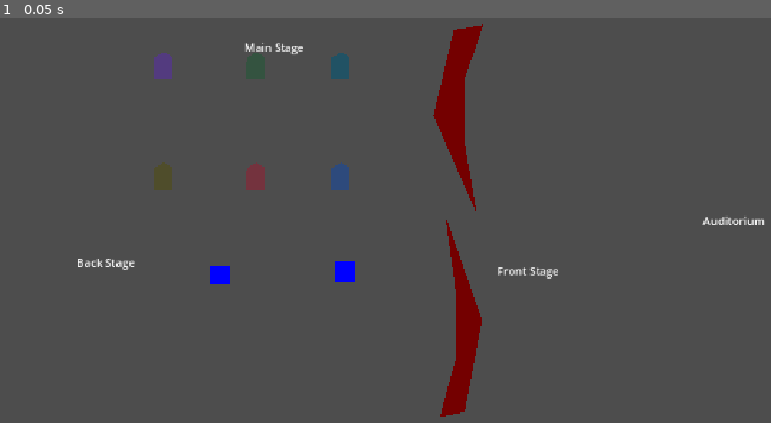
Above: before the commit, frame 1.
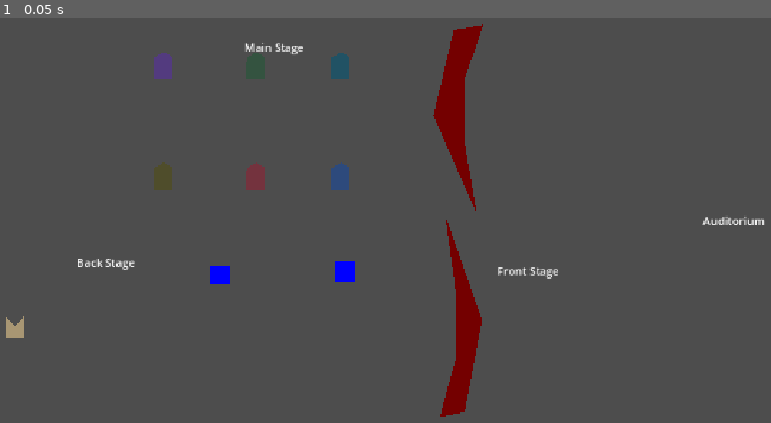
Above: after the commit, the same moment.

Repository: GomaGames/GGJ-2026
Game: Godot game, scene res://scenes/MainScene.tscn
Two runs of this game, one before a commit and one after it. Both use one fixed random seed, a clock stepped at 60 frames per second and the inputs below. This scene is started directly instead of the project's main scene.
Inputs:
- Up to frame 1 (0.05 s): no input

The runs differ from the first frame. In frame 1, less than 0.1% of the frame differs, in the area x 0-4%, y 73-80%.

Commit message:
:sparkles: players can open the script
added playscript.yml

Diff:
--- a/scenes/MainScene.tscn
+++ b/scenes/MainScene.tscn
@@ -1,6 +1,7 @@
 [gd_scene format=3 uid="uid://cef8vjm1wreax"]
 
 [ext_resource type="PackedScene" uid="uid://player" path="res://scenes/Player.tscn" id="1_echbf"]
+[ext_resource type="Script" uid="uid://k4o0wg3ib2tx" path="res://scripts/MainScene.gd" id="2_main"]
 
 [sub_resource type="RectangleShape2D" id="RectangleShape2D_echbf"]
 size = Vector2(42, 34)
@@ -11,8 +12,12 @@
 [sub_resource type="RectangleShape2D" id="RectangleShape2D_ibiss"]
 size = Vector2(1192, 161)
 
+[sub_resource type="RectangleShape2D" id="RectangleShape2D_interaction"]
+size = Vector2(150, 150)
+
 [node name="MainScene" type="Node2D" unique_id=718884609]
 y_sort_enabled = true
+script = ExtResource("2_main")
 
 [node name="Dress Rack 1" type="StaticBody2D" parent="." unique_id=226031121]
 position = Vector2(259, 112)
@@ -174,3 +179,40 @@
 [node name="Actor 2" parent="." unique_id=134137325 instance=ExtResource("1_echbf")]
 position = Vector2(520, 400)
 player_id = 2
+
+[node name="Script Desk" type="StaticBody2D" parent="." unique_id=362810205]
+position = Vector2(45, 485)
+scale = Vector2(0.4183594, 0.4183594)
+
+[node name="CollisionShape2D" type="CollisionShape2D" parent="Script Desk" unique_id=1912687467]
+shape = SubResource("RectangleShape2D_echbf")
+
+[node name="Polygon2D" type="Polygon2D" parent="Script Desk" unique_id=2020688960]
+color = Color(0.66081065, 0.59082013, 0.45192063, 1)
+polygon = PackedVector2Array(-33, -48, -34, 24, 31, 24, 30, -50, -1.1171875, -14.713264)
+uv = PackedVector2Array(-32.55078, -12.685921, -29.8125, -10.775764, 30.488281, -11.807014)
+
+[node name="InteractionArea" type="Area2D" parent="Script Desk" unique_id=999999001]
+
+[node name="CollisionShape2D" type="CollisionShape2D" parent="Script Desk/InteractionArea" unique_id=999999002]
+shape = SubResource("RectangleShape2D_interaction")
+
+[node name="PlayScript" type="CanvasLayer" parent="." unique_id=2100000001]
+visible = false
+
+[node name="Background" type="ColorRect" parent="PlayScript" unique_id=2100000002]
+anchors_preset = 9
+anchor_bottom = 1.0
+offset_right = 768.0
+grow_vertical = 2
+color = Color(0, 0, 0, 0.5)
+
+[node name="ActionList" type="VBoxContainer" parent="PlayScript/Background" unique_id=2100000003]
+unique_name_in_owner = true
+layout_mode = 1
+anchors_preset = 15
+anchor_right = 1.0
+anchor_bottom = 1.0
+grow_horizontal = 2
+grow_vertical = 2
+theme_override_constants/separation = 10
--- /dev/null
+++ b/scenes/PlayScriptAction.tscn
@@ -0,0 +1,17 @@
+[gd_scene format=3 uid="uid://d123kdheotcfx"]
+
+[ext_resource type="Script" uid="uid://k05nvcf27uxs" path="res://scripts/PlayScriptAction.gd" id="1_script"]
+
+[node name="PlayScriptAction" type="HBoxContainer" unique_id=821544566]
+offset_right = 40.0
+offset_bottom = 40.0
+theme_override_constants/separation = 20
+script = ExtResource("1_script")
+
+[node name="IconContainer" type="CenterContainer" parent="." unique_id=841670519]
+custom_minimum_size = Vector2(60, 0)
+layout_mode = 2
+
+[node name="TextContainer" type="VBoxContainer" parent="." unique_id=1509908393]
+layout_mode = 2
+size_flags_horizontal = 3
--- /dev/null
+++ b/scenes/PlayScriptMaskIcon1.tscn
@@ -0,0 +1,15 @@
+[gd_scene format=3 uid="uid://maskicon1"]
+
+[node name="PlayScriptMaskIcon1" type="Control"]
+custom_minimum_size = Vector2(50, 50)
+layout_mode = 3
+anchors_preset = 0
+
+[node name="ColorRect" type="ColorRect" parent="."]
+layout_mode = 1
+anchors_preset = 15
+anchor_right = 1.0
+anchor_bottom = 1.0
+grow_horizontal = 2
+grow_vertical = 2
+color = Color(0, 0, 1, 1)
--- /dev/null
+++ b/scenes/PlayScriptMaskIcon2.tscn
@@ -0,0 +1,15 @@
+[gd_scene format=3 uid="uid://maskicon2"]
+
+[node name="PlayScriptMaskIcon2" type="Control"]
+custom_minimum_size = Vector2(50, 50)
+layout_mode = 3
+anchors_preset = 0
+
+[node name="ColorRect" type="ColorRect" parent="."]
+layout_mode = 1
+anchors_preset = 15
+anchor_right = 1.0
+anchor_bottom = 1.0
+grow_horizontal = 2
+grow_vertical = 2
+color = Color(0, 0, 1, 1)
--- /dev/null
+++ b/scenes/PlayScriptMaskIcon3.tscn
@@ -0,0 +1,15 @@
+[gd_scene format=3 uid="uid://maskicon3"]
+
+[node name="PlayScriptMaskIcon3" type="Control"]
+custom_minimum_size = Vector2(50, 50)
+layout_mode = 3
+anchors_preset = 0
+
+[node name="ColorRect" type="ColorRect" parent="."]
+layout_mode = 1
+anchors_preset = 15
+anchor_right = 1.0
+anchor_bottom = 1.0
+grow_horizontal = 2
+grow_vertical = 2
+color = Color(0, 0, 1, 1)
--- /dev/null
+++ b/scenes/PlayScriptMaskIcon4.tscn
@@ -0,0 +1,15 @@
+[gd_scene format=3 uid="uid://maskicon4"]
+
+[node name="PlayScriptMaskIcon4" type="Control"]
+custom_minimum_size = Vector2(50, 50)
+layout_mode = 3
+anchors_preset = 0
+
+[node name="ColorRect" type="ColorRect" parent="."]
+layout_mode = 1
+anchors_preset = 15
+anchor_right = 1.0
+anchor_bottom = 1.0
+grow_horizontal = 2
+grow_vertical = 2
+color = Color(0, 0, 1, 1)
--- /dev/null
+++ b/scenes/PlayScriptMaskIcon5.tscn
@@ -0,0 +1,15 @@
+[gd_scene format=3 uid="uid://maskicon5"]
+
+[node name="PlayScriptMaskIcon5" type="Control"]
+custom_minimum_size = Vector2(50, 50)
+layout_mode = 3
+anchors_preset = 0
+
+[node name="ColorRect" type="ColorRect" parent="."]
+layout_mode = 1
+anchors_preset = 15
+anchor_right = 1.0
+anchor_bottom = 1.0
+grow_horizontal = 2
+grow_vertical = 2
+color = Color(0, 0, 1, 1)
--- /dev/null
+++ b/scenes/PlayScriptMaskIcon6.tscn
@@ -0,0 +1,15 @@
+[gd_scene format=3 uid="uid://maskicon6"]
+
+[node name="PlayScriptMaskIcon6" type="Control"]
+custom_minimum_size = Vector2(50, 50)
+layout_mode = 3
+anchors_preset = 0
+
+[node name="ColorRect" type="ColorRect" parent="."]
+layout_mode = 1
+anchors_preset = 15
+anchor_right = 1.0
+anchor_bottom = 1.0
+grow_horizontal = 2
+grow_vertical = 2
+color = Color(0, 0, 1, 1)
--- /dev/null
+++ b/scripts/MainScene.gd
@@ -0,0 +1,74 @@
+extends Node2D
+
+@onready var action_list = %ActionList
+@onready var playscript_layer = %PlayScript # Assuming unique_id PlayScript is not accessible directly or using explicit node path
+
+var active_player = null
+var players_in_zone = []
+
+func _ready():
+	# Load the playscript
+	var data = PlayScriptLoader.load_playscript("res://assets/playscript.yml")
+
+	# Find Act 1
+	var act1 = null
+	for act in data:
+		if act.get("act") == 1:
+			act1 = act
+			break
+
+	if act1:
+		render_act(act1)
+
+	# Setup interaction logic
+	var interaction_area = $"Script Desk/InteractionArea"
+	if interaction_area:
+		interaction_area.body_entered.connect(_on_interaction_area_body_entered)
+		interaction_area.body_exited.connect(_on_interaction_area_body_exited)
+
+	# Connect to players
+	# Note: In the scene they are named "Actor 1" and "Actor 2"
+	var actor1 = $"Actor 1"
+	var actor2 = $"Actor 2"
+
+	if actor1:
+		actor1.interact_pressed.connect(func(): _on_player_interact(actor1))
+	if actor2:
+		actor2.interact_pressed.connect(func(): _on_player_interact(actor2))
+
+func _on_interaction_area_body_entered(body):
+	if body is CharacterBody2D and "player_id" in body: # Simple check for Player
+		if not body in players_in_zone:
+			players_in_zone.append(body)
+
+func _on_interaction_area_body_exited(body):
+	if body in players_in_zone:
+		players_in_zone.erase(body)
+
+func _on_player_interact(player):
+	# Case 1: Player is the active one (dismiss)
+	if active_player == player:
+		active_player.can_move = true
+		active_player = null
+		# Find PlayScript node (it's the CanvasLayer)
+		var ps = get_node("PlayScript")
+		if ps: ps.visible = false
+		return
+
+	# Case 2: No active player, but this player is in zone (activate)
+	if active_player == null and player in players_in_zone:
+		active_player = player
+		player.can_move = false
+		var ps = get_node("PlayScript")
+		if ps: ps.visible = true
+
+func render_act(act_data):
+	var scenes = act_data.get("scene", [])
+	for scene_item in scenes:
+		var mask_id = scene_item.get("mask", 1)
+		var actions = scene_item.get("actions", [])
+
+		# Create a new PlayScriptAction row
+		var action_row = preload("res://scenes/PlayScriptAction.tscn").instantiate()
+		action_list.add_child(action_row)
+		action_row.setup(mask_id, actions)
--- /dev/null
+++ b/scripts/PlayScriptAction.gd
@@ -0,0 +1,25 @@
+extends HBoxContainer
+
+@onready var icon_container = $IconContainer
+@onready var text_container = $TextContainer
+
+func setup(mask_id: int, actions: Array):
+	# Load mask icon
+	var icon_path = "res://scenes/PlayScriptMaskIcon%d.tscn" % mask_id
+	if ResourceLoader.exists(icon_path):
+		var icon_scene = load(icon_path)
+		if icon_scene:
+			var icon_instance = icon_scene.instantiate()
+			icon_container.add_child(icon_instance)
+
+	# Add text labels
+	for action in actions:
+		var label = Label.new()
+		if action.has("position"):
+			label.text = str(action["position"]).capitalize() + " Stage"
+			label.modulate = Color(0.8, 0.8, 0.8) # Slightly dim for stage directions
+		elif action.has("line"):
+			label.text = str(action["line"])
+			label.autowrap_mode = TextServer.AUTOWRAP_WORD_SMART
+
+		text_container.add_child(label)
--- /dev/null
+++ b/scripts/PlayScriptLoader.gd
@@ -0,0 +1,89 @@
+extends Node
+class_name PlayScriptLoader
+
+static func load_playscript(path: String) -> Array:
+	var file = FileAccess.open(path, FileAccess.READ)
+	if not file:
+		push_error("Could not open playscript file: " + path)
+		return []
+
+	var content = file.get_as_text()
+	return parse_yaml(content)
+
+static func parse_yaml(content: String) -> Array:
+	var lines = content.split("\n")
+	var root = []
+	var context_stack = [{"indent": -1, "obj": root, "type": "list"}]
+
+	# This is a simplified parser specifically for the expected structure
+	# It assumes a list at the root
+
+	var current_act = {}
+	var current_scene_list = []
+	var current_scene_obj = {}
+	var current_actions_list = []
+	var current_action_obj = {}
+	var current_slips_list = []
+
+	# Specific parsing based on known keys, simpler than generic parser
+	var data = []
+	var act_obj = null
+	var scene_obj = null
+	var action_obj = null
+	var in_slips = false
+
+	for line in lines:
+		var trimmed = line.strip_edges()
+		if trimmed.is_empty() or trimmed.begins_with("#"):
+			continue
+
+		var indent = line.length() - line.strip_edges(true, false).length()
+
+		if trimmed.begins_with("- act:"):
+			act_obj = {}
+			act_obj["act"] = int(trimmed.split(":")[1].strip_edges())
+			act_obj["scene"] = []
+			data.append(act_obj)
+			scene_obj = null # Reset
+			action_obj = null
+			in_slips = false
+
+		elif trimmed.begins_with("scene:"):
+			pass # Just a marker in this structure
+
+		elif trimmed.begins_with("- mask:"):
+			if act_obj != null:
+				scene_obj = {}
+				scene_obj["mask"] = int(trimmed.split(":")[1].strip_edges())
+				scene_obj["actions"] = []
+				act_obj["scene"].append(scene_obj)
+				action_obj = null
+				in_slips = false
+
+		elif trimmed.begins_with("actions:"):
+			pass # Marker
+
+		elif trimmed.begins_with("- position:"):
+			if scene_obj != null:
+				action_obj = {}
+				action_obj["position"] = trimmed.split(":")[1].strip_edges()
+				scene_obj["actions"].append(action_obj)
+				in_slips = false
+
+		elif trimmed.begins_with("- line:"):
+			if scene_obj != null:
+				action_obj = {}
+				action_obj["line"] = trimmed.split(":")[1].strip_edges()
+				action_obj["slips"] = []
+				scene_obj["actions"].append(action_obj)
+				in_slips = false
+
+		elif trimmed.begins_with("slips:"):
+			in_slips = true
+
+		elif trimmed.begins_with("-") and in_slips:
+			if action_obj != null and action_obj.has("slips"):
+				var slip_text = trimmed.substr(1).strip_edges()
+				action_obj["slips"].append(slip_text)
+
+	return data
--- a/scripts/Player.gd
+++ b/scripts/Player.gd
@@ -2,6 +2,10 @@
 
 @export var player_id = 1
 @export var speed = 600.0
+
+var can_move = true
+signal interact_pressed
+var _interact_cooldown = false
 
 func _physics_process(delta):
 	var device = -1
@@ -12,6 +16,17 @@
 
 	if device == -1:
 		return # Player not assigned
+
+	# Check for interaction (Button 0/A/Cross or Space)
+	if Input.is_joy_button_pressed(device, JOY_BUTTON_A) or Input.is_key_pressed(KEY_SPACE):
+		if not _interact_cooldown:
+			interact_pressed.emit()
+			_interact_cooldown = true
+			# Simple cooldown to prevent double-triggering
+			get_tree().create_timer(0.2).timeout.connect(func(): _interact_cooldown = false)
+
+	if not can_move:
+		return
 
 	var direction = Vector2.ZERO
 
Not shown, added: assets/playscript.yml
Not shown, added: scripts/MainScene.gd.uid
Not shown, added: scripts/PlayScriptAction.gd.uid
Not shown, added: scripts/PlayScriptLoader.gd.uid
